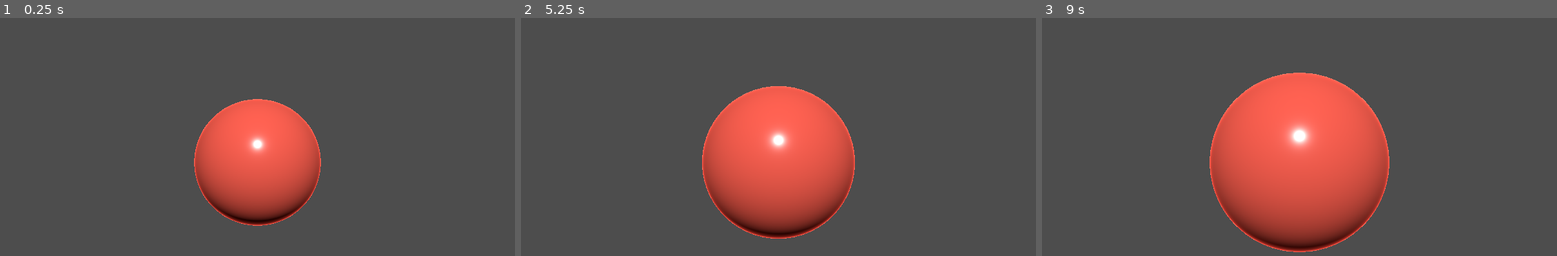
Above: before the commit, frames 1-3 (left to right).
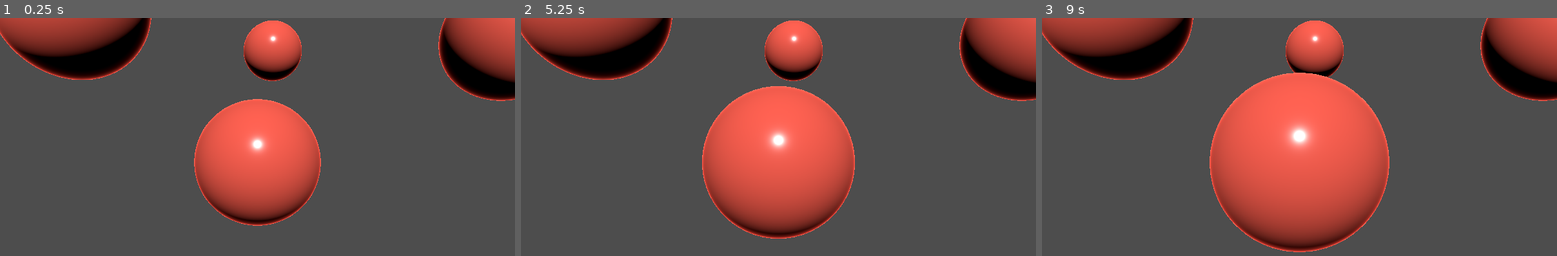
Above: after the commit, the same moments.

Repository: lnglaser/GodotMiniProjects
Game: Godot game, scene res://BalloonPopper/BalloonPopper.tscn
Two runs of this game, one before a commit and one after it. Both use one fixed random seed, a clock stepped at 60 frames per second and the inputs below. The project has no main scene, so this scene is started directly.
Inputs (mouse positions are in pixels of both pictures, inside the frame that each line leads up to):
- Up to frame 1 (0.25 s): no input
- Up to frame 2 (5.25 s): tap Enter at 0.5, 2, 3.5 s; move the mouse to (891, 148) at 0.52 s; click (891, 148) at 0.67 s; tap Space at 1.25, 2.75, 4.25 s; move the mouse to (675, 177) at 1.27 s; click (675, 177) at 1.42 s; move the mouse to (830, 98) at 2.02 s; click (830, 98) at 2.17 s; move the mouse to (752, 220) at 2.77 s; click (752, 220) at 2.92 s; move the mouse to (933, 206) at 3.52 s; click (933, 206) at 3.67 s; move the mouse to (624, 117) at 4.27 s; click (624, 117) at 4.42 s; move the mouse to (804, 163) at 5.02 s; click (804, 163) at 5.17 s
- Up to frame 3 (9 s): move the mouse to (1222, 89) at 5.77 s; click (1222, 89) at 5.92 s; move the mouse to (1412, 148) at 6.52 s; click (1412, 148) at 6.67 s; move the mouse to (1196, 177) at 7.27 s; click (1196, 177) at 7.42 s; move the mouse to (1351, 98) at 8.02 s; click (1351, 98) at 8.17 s; move the mouse to (1273, 220) at 8.77 s; click (1273, 220) at 8.92 s

The runs differ from the first frame. In frame 1, 13% of the frame differs, in the area x 0-100%, y 0-35%; in frame 2, 13%; in frame 3, 13%.

Commit message:
convert node to scene

Diff:
--- /dev/null
+++ b/BalloonPopper/Balloon.tscn
@@ -0,0 +1,31 @@
+[gd_scene load_steps=8 format=3 uid="uid://bju26vt4oukqb"]
+
+[ext_resource type="Script" path="res://BalloonPopper/Balloon.gd" id="1_kfkin"]
+[ext_resource type="Material" uid="uid://cus0f6mwa84r5" path="res://BalloonPopper/Balloon.tres" id="2_51g44"]
+
+[sub_resource type="CanvasTexture" id="CanvasTexture_gjsnt"]
+
+[sub_resource type="StandardMaterial3D" id="StandardMaterial3D_osa26"]
+albedo_color = Color(0.937255, 0.403922, 0.145098, 1)
+roughness = 0.19
+roughness_texture = SubResource("CanvasTexture_gjsnt")
+
+[sub_resource type="SphereMesh" id="SphereMesh_wtwbi"]
+material = SubResource("StandardMaterial3D_osa26")
+
+[sub_resource type="Skin" id="Skin_ovmfp"]
+
+[sub_resource type="SphereShape3D" id="SphereShape3D_j0l4f"]
+
+[node name="Balloon" type="Area3D"]
+script = ExtResource("1_kfkin")
+
+[node name="Model" type="MeshInstance3D" parent="."]
+material_override = ExtResource("2_51g44")
+mesh = SubResource("SphereMesh_wtwbi")
+skin = SubResource("Skin_ovmfp")
+
+[node name="CollisionShape3D" type="CollisionShape3D" parent="."]
+shape = SubResource("SphereShape3D_j0l4f")
+
+[connection signal="input_event" from="." to="." method="_on_input_event"]
--- a/BalloonPopper/BalloonPopper.tscn
+++ b/BalloonPopper/BalloonPopper.tscn
@@ -1,36 +1,21 @@
-[gd_scene load_steps=9 format=3 uid="uid://b6o2g2x5t1ups"]
+[gd_scene load_steps=3 format=3 uid="uid://b6o2g2x5t1ups"]
 
-[ext_resource type="Material" uid="uid://cus0f6mwa84r5" path="res://BalloonPopper/Balloon.tres" id="1_6rfxq"]
-[ext_resource type="Script" path="res://BalloonPopper/Balloon.gd" id="1_t7cle"]
 [ext_resource type="Script" path="res://BalloonPopper/BalloonManager.gd" id="1_vqpcx"]
-
-[sub_resource type="CanvasTexture" id="CanvasTexture_gjsnt"]
-
-[sub_resource type="StandardMaterial3D" id="StandardMaterial3D_osa26"]
-albedo_color = Color(0.937255, 0.403922, 0.145098, 1)
-roughness = 0.19
-roughness_texture = SubResource("CanvasTexture_gjsnt")
-
-[sub_resource type="SphereMesh" id="SphereMesh_wtwbi"]
-material = SubResource("StandardMaterial3D_osa26")
-
-[sub_resource type="Skin" id="Skin_ovmfp"]
-
-[sub_resource type="SphereShape3D" id="SphereShape3D_j0l4f"]
+[ext_resource type="PackedScene" uid="uid://bju26vt4oukqb" path="res://BalloonPopper/Balloon.tscn" id="2_oncpy"]
 
 [node name="Main" type="Node3D"]
 script = ExtResource("1_vqpcx")
 
-[node name="Balloon" type="Area3D" parent="."]
-script = ExtResource("1_t7cle")
+[node name="Balloon" parent="." instance=ExtResource("2_oncpy")]
 
-[node name="Model" type="MeshInstance3D" parent="Balloon"]
-material_override = ExtResource("1_6rfxq")
-mesh = SubResource("SphereMesh_wtwbi")
-skin = SubResource("Skin_ovmfp")
+[node name="Balloon4" parent="." instance=ExtResource("2_oncpy")]
+transform = Transform3D(1, 0, 0, 0, 1, 0, 0, 0, 1, 0.258678, 1.91215, -3.51722)
 
-[node name="CollisionShape3D" type="CollisionShape3D" parent="Balloon"]
-shape = SubResource("SphereShape3D_j0l4f")
+[node name="Balloon2" parent="." instance=ExtResource("2_oncpy")]
+transform = Transform3D(1, 0, 0, 0, 1, 0, 0, 0, 1, 2, 1, 0)
+
+[node name="Balloon3" parent="." instance=ExtResource("2_oncpy")]
+transform = Transform3D(1, 0, 0, 0, 1, 0, 0, 0, 1, -1.23752, 1.07117, 0.463827)
 
 [node name="Camera3D" type="Camera3D" parent="."]
 transform = Transform3D(1, 0, 0, 0, 1, 0, 0, 0, 1, 0, 0, 3.06231)
@@ -40,5 +25,3 @@
 
 [node name="DirectionalLight3D" type="DirectionalLight3D" parent="."]
 transform = Transform3D(1, 0, 0, 0, 0.856033, 0.516922, 0, -0.516922, 0.856033, 0, 0.94043, 1.11516)
-
-[connection signal="input_event" from="Balloon" to="Balloon" method="_on_input_event"]
